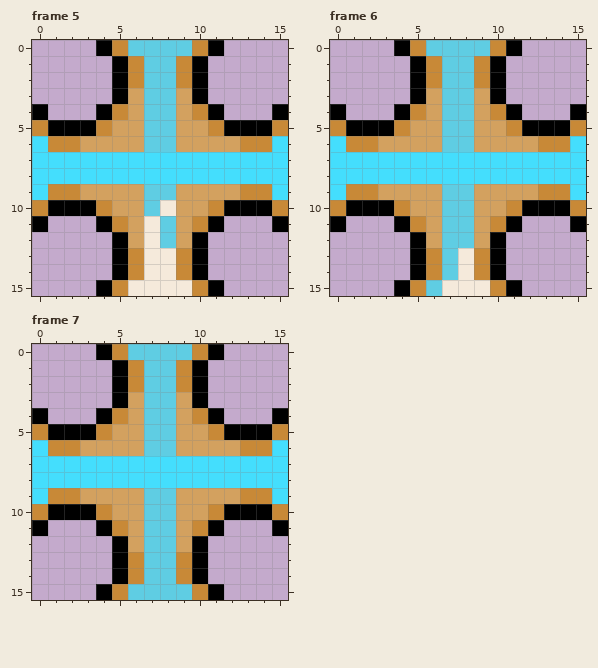
Pixel-art file: public/assets/pipes/pipe-cross.aseprite. The first picture shows the starting point.
16x16 pixels, 7 frames. Shown: frame 5, frame 6, frame 7. The commit also changed other frames, which this record leaves out.
The result:
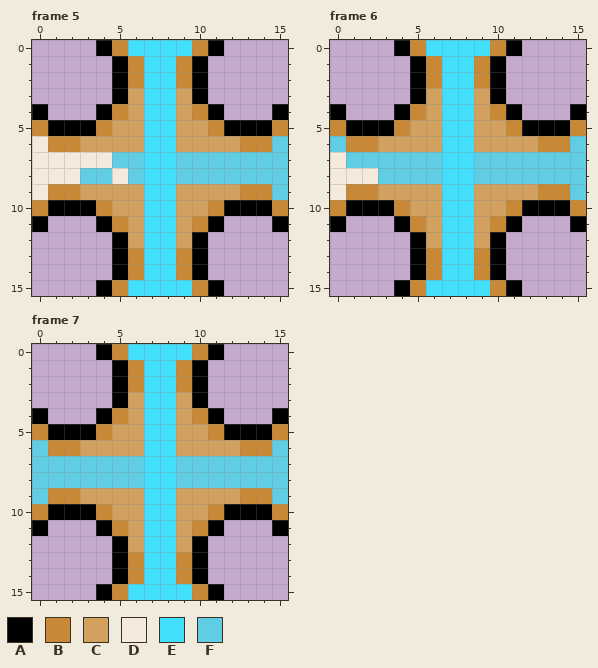
Palette (. is transparent): A #000000  B #c88937  C #d3a15f  D #f5eadb  E #44defd  F #5fcde3
Diff:
layer "Layer 3" added
layer "Layer 4" added
Changed rows in their new state; - is an unchanged pixel.
Frame 5, layer "Layer 4":
first column x 0:
 0 ------EEEE------
 1 -------EE-------
 2 -------EE-------
 3 -------EE-------
 4 -------EE-------
 5 -------EE-------
 6 D------EE------F
 7 DDDDDFF--FFFFFFF
 8 DDDFFDF--FFFFFFF
 9 D------EE------F
10 -------EE-------
11 -------EE-------
12 -------EE-------
13 -------EE-------
14 -------EE-------
15 ------EEEE------
Frame 6, layer "Layer 4":
first column x 0:
 0 ------EEEE------
 1 -------EE-------
 2 -------EE-------
 3 -------EE-------
 4 -------EE-------
 5 -------EE-------
 6 F------EE------F
 7 DFFFFFF--FFFFFFF
 8 DDDFFFF--FFFFFFF
 9 D------EE------F
10 -------EE-------
11 -------EE-------
12 -------EE-------
13 -------EE-------
14 -------EE-------
15 ------EEEE------
Frame 7, layer "Layer 4":
first column x 0:
 0 ------EEEE------
 1 -------EE-------
 2 -------EE-------
 3 -------EE-------
 4 -------EE-------
 5 -------EE-------
 6 F------EE------F
 7 FFFFFFF--FFFFFFF
 8 FFFFFFF--FFFFFFF
 9 F------EE------F
10 -------EE-------
11 -------EE-------
12 -------EE-------
13 -------EE-------
14 -------EE-------
15 ------EEEE------
Boxes around the changes in both pictures, in picture pixels (x1, y1, x2, y2):
changed: (32, 40, 288, 296)
changed: (330, 40, 586, 296)
changed: (32, 344, 288, 600)
